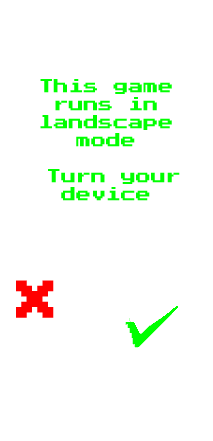
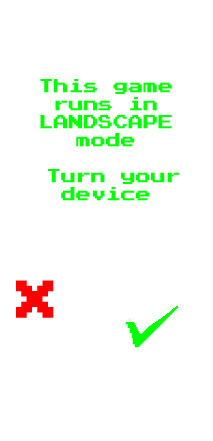
Before/after of a (213, 441) layered artwork. What changed in the layer stack:
renamed "This game runs in landscape mode Turn your device" to "This game runs in LANDSCAPE mode Turn your device", painted on it over (x1=40, y1=115, x2=172, y2=130)
